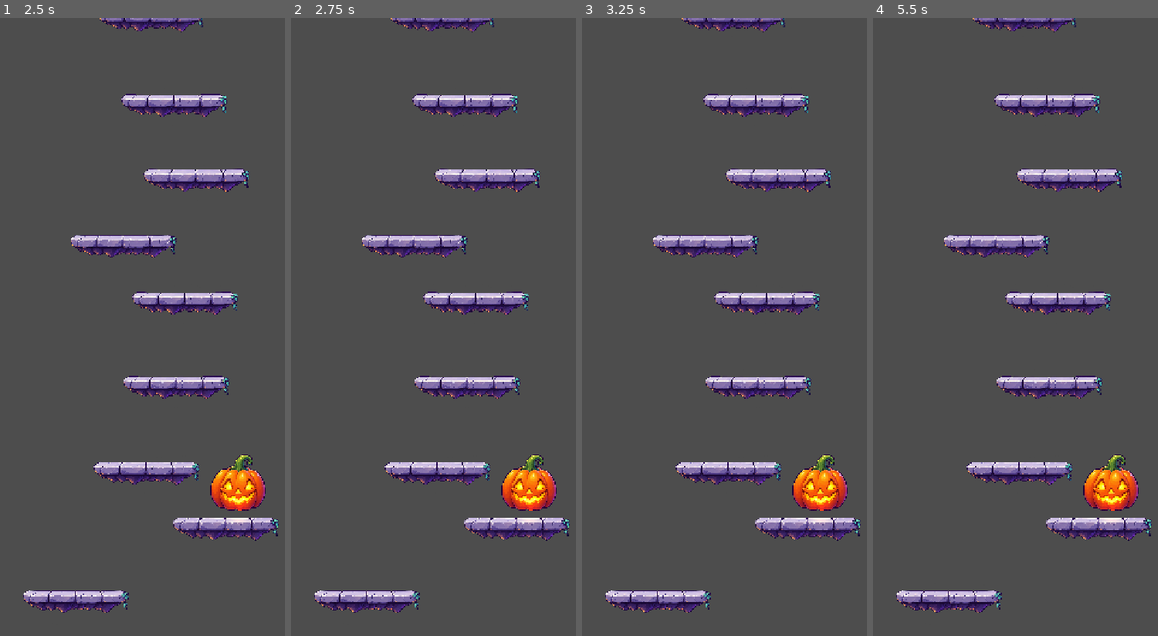
Above: before the commit, frames 1-4 (left to right).
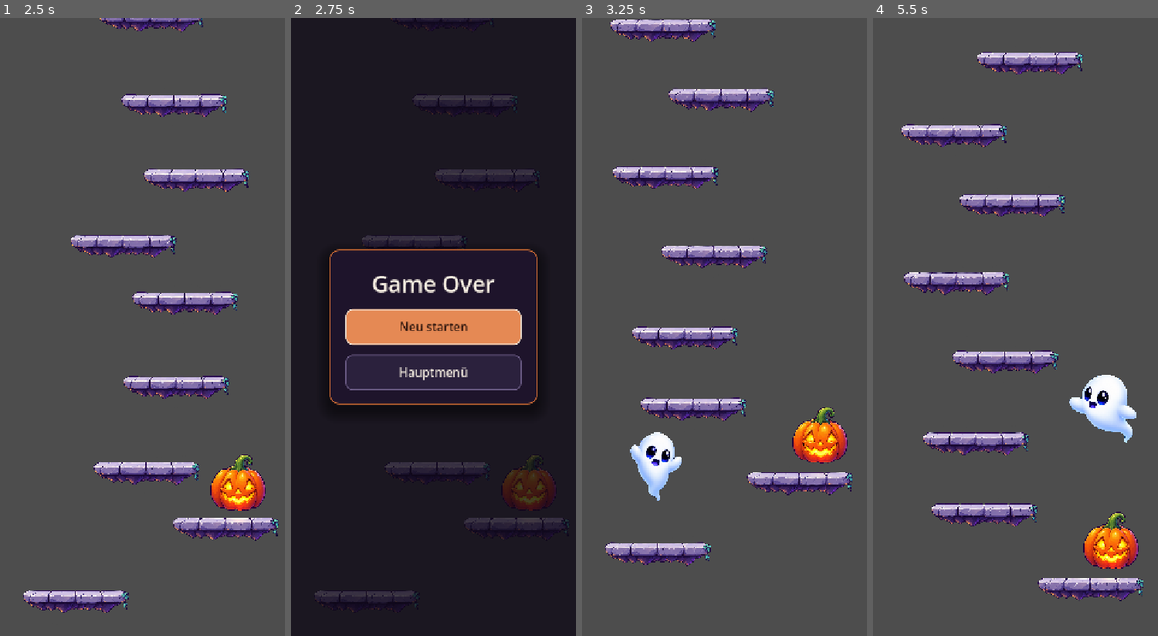
Above: after the commit, the same moments.

Repository: mpolt/little-haunted
Game: Godot game, scene res://tower/tower.tscn
The game is run twice, just before and just after one commit, with the same random seed, the same clock (stepped at 60 frames per second) and the same inputs.
Inputs (mouse positions are in pixels of both pictures, inside the frame that each line leads up to):
- Up to frame 1 (2.5 s): hold D (move_right) 0.53-2.03 s; hold A (move_left) from 2.03 s (still down)
- Up to frame 2 (2.75 s): keep holding A (move_left)
- Up to frame 3 (3.25 s): release A (move_left) at 2.75 s; click (724, 327) at 2.75 s, where only the run after the commit has a clickable "Neu starten"
- Up to frame 4 (5.5 s): hold D (move_right) 3.53-5.03 s; hold A (move_left) from 5.03 s (still down)

Frame 1 is identical in both runs. In frame 2, 99% of the frame differs, in the area x 0-100%, y 0-100%; in frame 3, 19%; in frame 4, 21%.

Commit message:
add gameover dialog

Diff:
--- a/components/camera/upward_camera.gd
+++ b/components/camera/upward_camera.gd
@@ -1,13 +1,23 @@
 extends Camera2D
 class_name UpwardCamera
+
+## Einmalig, wenn das Ziel den Spielraum unter dem Bild verlassen hat.
+signal player_fell
 
 ## Anteil der Sichthöhe unter der Kameramitte, auf der der Player gehalten wird.
 ## Die Kamera rückt nur nach oben nach, nie nach unten.
 @export var anchor_ratio: float = 0.18
 
+## Anteil der Sichthöhe unter dem unteren Bildrand.
+## In diesem Streifen kann der Spieler noch eine Plattform erreichen.
+## Danach wird player_fell genau einmal gesendet.
+@export_range(0.0, 1.5, 0.01) var fall_margin_ratio: float = 0.25
+
 ## Ziel, dem die Kamera folgt. Im Inspektor zuweisen.
 ## Bleibt das Feld leer, wird ein Player in der aktuellen Szene gesucht.
 @export var target: Node2D
+
+var _fall_reported := false
 
 
 func _ready() -> void:
@@ -29,6 +39,21 @@
 	if target.global_position.y < follow_line:
 		global_position.y -= follow_line - target.global_position.y
 		force_update_scroll()
+
+	_check_fall(view_h)
+
+
+func _check_fall(view_h: float) -> void:
+	if _fall_reported or view_h <= 1.0:
+		return
+
+	var view_bottom := global_position.y + view_h * 0.5
+	var kill_y := view_bottom + view_h * fall_margin_ratio
+	if target.global_position.y <= kill_y:
+		return
+
+	_fall_reported = true
+	player_fell.emit()
 
 
 func _ensure_target() -> void:
--- /dev/null
+++ b/main/main.gd
@@ -0,0 +1,28 @@
+extends Node2D
+
+const ScreenStyle := preload("res://ui/screen_style.gd")
+const TOWER_SCENE := "res://tower/tower.tscn"
+
+@onready var _background: ColorRect = $UI/Background
+@onready var _panel: PanelContainer = $UI/Center/Panel
+@onready var _title: Label = $UI/Center/Panel/Body/Title
+@onready var _play: Button = %PlayButton
+
+
+func _ready() -> void:
+	_background.color = ScreenStyle.BACKDROP
+	ScreenStyle.paint_panel(_panel)
+	ScreenStyle.paint_title(_title)
+	ScreenStyle.paint_primary(_play)
+	if Engine.is_editor_hint():
+		return
+
+	get_tree().paused = false
+	_play.pressed.connect(_start)
+	_play.grab_focus()
+
+
+func _start() -> void:
+	var err := get_tree().change_scene_to_file(TOWER_SCENE)
+	if err != OK:
+		push_error("Turm ließ sich nicht laden: %s" % error_string(err))
--- /dev/null
+++ b/main/main.tscn
@@ -0,0 +1,137 @@
+[gd_scene format=3 uid="uid://bumhxj1x8dexj"]
+
+[ext_resource type="Script" uid="uid://dksqq2qducfha" path="res://main/main.gd" id="1_main"]
+
+[sub_resource type="StyleBoxFlat" id="StyleBoxFlat_53q0u"]
+content_margin_left = 32.0
+content_margin_top = 36.0
+content_margin_right = 32.0
+content_margin_bottom = 28.0
+bg_color = Color(0.12, 0.08, 0.17, 1)
+border_width_left = 2
+border_width_top = 2
+border_width_right = 2
+border_width_bottom = 2
+border_color = Color(0.88, 0.46, 0.22, 1)
+corner_radius_top_left = 18
+corner_radius_top_right = 18
+corner_radius_bottom_right = 18
+corner_radius_bottom_left = 18
+shadow_color = Color(0, 0, 0, 0.45)
+shadow_size = 28
+shadow_offset = Vector2(0, 12)
+
+[sub_resource type="StyleBoxFlat" id="StyleBoxFlat_pjrb6"]
+content_margin_left = 16.0
+content_margin_top = 10.0
+content_margin_right = 16.0
+content_margin_bottom = 10.0
+bg_color = Color(0.88, 0.46, 0.22, 1)
+border_width_left = 2
+border_width_top = 2
+border_width_right = 2
+border_width_bottom = 2
+border_color = Color(0.52, 0.24, 0.1, 1)
+corner_radius_top_left = 14
+corner_radius_top_right = 14
+corner_radius_bottom_right = 14
+corner_radius_bottom_left = 14
+
+[sub_resource type="StyleBoxFlat" id="StyleBoxFlat_xwkvk"]
+content_margin_left = 16.0
+content_margin_top = 10.0
+content_margin_right = 16.0
+content_margin_bottom = 10.0
+bg_color = Color(0.7744, 0.4048, 0.1936, 1)
+border_width_left = 2
+border_width_top = 2
+border_width_right = 2
+border_width_bottom = 2
+border_color = Color(0.52, 0.24, 0.1, 1)
+corner_radius_top_left = 14
+corner_radius_top_right = 14
+corner_radius_bottom_right = 14
+corner_radius_bottom_left = 14
+
+[sub_resource type="StyleBoxFlat" id="StyleBoxFlat_c651c"]
+content_margin_left = 16.0
+content_margin_top = 10.0
+content_margin_right = 16.0
+content_margin_bottom = 10.0
+bg_color = Color(0.8968, 0.5356, 0.3292, 1)
+border_width_left = 2
+border_width_top = 2
+border_width_right = 2
+border_width_bottom = 2
+border_color = Color(0.5776, 0.3312, 0.208, 1)
+corner_radius_top_left = 14
+corner_radius_top_right = 14
+corner_radius_bottom_right = 14
+corner_radius_bottom_left = 14
+
+[sub_resource type="StyleBoxFlat" id="StyleBoxFlat_3wy1v"]
+content_margin_left = 16.0
+content_margin_top = 10.0
+content_margin_right = 16.0
+content_margin_bottom = 10.0
+bg_color = Color(0.8968, 0.5356, 0.3292, 1)
+border_width_left = 2
+border_width_top = 2
+border_width_right = 2
+border_width_bottom = 2
+border_color = Color(0.96, 0.93, 0.88, 1)
+corner_radius_top_left = 14
+corner_radius_top_right = 14
+corner_radius_bottom_right = 14
+corner_radius_bottom_left = 14
+
+[node name="Main" type="Node2D" unique_id=524292778]
+script = ExtResource("1_main")
+
+[node name="UI" type="CanvasLayer" parent="." unique_id=334681043]
+
+[node name="Background" type="ColorRect" parent="UI" unique_id=257807783]
+anchors_preset = 15
+anchor_right = 1.0
+anchor_bottom = 1.0
+grow_horizontal = 2
+grow_vertical = 2
+color = Color(0.07, 0.045, 0.11, 1)
+
+[node name="Center" type="CenterContainer" parent="UI" unique_id=2136804264]
+anchors_preset = 15
+anchor_right = 1.0
+anchor_bottom = 1.0
+grow_horizontal = 2
+grow_vertical = 2
+
+[node name="Panel" type="PanelContainer" parent="UI/Center" unique_id=649570863]
+custom_minimum_size = Vector2(420, 0)
+layout_mode = 2
+theme_override_styles/panel = SubResource("StyleBoxFlat_53q0u")
+
+[node name="Body" type="VBoxContainer" parent="UI/Center/Panel" unique_id=1342863215]
+layout_mode = 2
+theme_override_constants/separation = 28
+
+[node name="Title" type="Label" parent="UI/Center/Panel/Body" unique_id=1639473777]
+layout_mode = 2
+theme_override_colors/font_color = Color(0.96, 0.93, 0.88, 1)
+theme_override_font_sizes/font_size = 48
+text = "Little Haunted"
+horizontal_alignment = 1
+
+[node name="PlayButton" type="Button" parent="UI/Center/Panel/Body" unique_id=108920876]
+unique_name_in_owner = true
+custom_minimum_size = Vector2(0, 72)
+layout_mode = 2
+theme_override_colors/font_color = Color(0.17, 0.08, 0.05, 1)
+theme_override_colors/font_focus_color = Color(0.17, 0.08, 0.05, 1)
+theme_override_colors/font_pressed_color = Color(0.17, 0.08, 0.05, 1)
+theme_override_colors/font_hover_color = Color(0.17, 0.08, 0.05, 1)
+theme_override_font_sizes/font_size = 24
+theme_override_styles/normal = SubResource("StyleBoxFlat_pjrb6")
+theme_override_styles/pressed = SubResource("StyleBoxFlat_xwkvk")
+theme_override_styles/hover = SubResource("StyleBoxFlat_c651c")
+theme_override_styles/focus = SubResource("StyleBoxFlat_3wy1v")
+text = "Start"
--- a/tower/platforms/pumpkin_platform.tscn
+++ b/tower/platforms/pumpkin_platform.tscn
@@ -9,7 +9,7 @@
 
 [sub_resource type="Animation" id="Animation_reset"]
 resource_name = "RESET"
-length = 0.001
+length = 0.06666667
 tracks/0/type = "value"
 tracks/0/imported = false
 tracks/0/enabled = true
--- /dev/null
+++ b/tower/tower.gd
@@ -0,0 +1,42 @@
+extends Node2D
+
+const MAIN_SCENE := "res://main/main.tscn"
+const GAME_OVER_SCENE := preload("res://ui/dialogs/game_over_dialog.tscn")
+
+@onready var _camera: UpwardCamera = $UpwardCamera
+
+var _game_over: GameOverDialog
+
+
+func _ready() -> void:
+	get_tree().paused = false
+	_game_over = GAME_OVER_SCENE.instantiate()
+	add_child(_game_over)
+	_camera.player_fell.connect(_on_player_fell)
+	_game_over.restart_pressed.connect(_restart)
+	_game_over.main_menu_pressed.connect(_open_main_menu)
+
+
+func _on_player_fell() -> void:
+	get_tree().paused = true
+	_game_over.open()
+
+
+func _restart() -> void:
+	_change_scene(func() -> Error:
+		return get_tree().reload_current_scene()
+	)
+
+
+func _open_main_menu() -> void:
+	_change_scene(func() -> Error:
+		return get_tree().change_scene_to_file(MAIN_SCENE)
+	)
+
+
+func _change_scene(change: Callable) -> void:
+	# Der Pause-Zustand bleibt über den Szenenwechsel hinweg erhalten.
+	get_tree().paused = false
+	var err: Error = change.call()
+	if err != OK:
+		push_error("Szenenwechsel fehlgeschlagen: %s" % error_string(err))
--- a/tower/tower.tscn
+++ b/tower/tower.tscn
@@ -4,8 +4,10 @@
 [ext_resource type="PackedScene" uid="uid://bjmwgr83so5ie" path="res://components/camera/upward_camera.tscn" id="1_xnkcx"]
 [ext_resource type="PackedScene" uid="uid://cpc5agx2ar2uv" path="res://tower/player/player.tscn" id="2_3fjlj"]
 [ext_resource type="PackedScene" uid="uid://dksng5mk512e8" path="res://tower/items/pumpkin.tscn" id="3_4ulc0"]
+[ext_resource type="Script" path="res://tower/tower.gd" id="4_tower"]
 
 [node name="Tower" type="Node2D" unique_id=1276826770]
+script = ExtResource("4_tower")
 
 [node name="UpwardCamera" parent="." unique_id=750025697 node_paths=PackedStringArray("target") instance=ExtResource("1_xnkcx")]
 target = NodePath("../Player")
--- /dev/null
+++ b/ui/dialogs/game_over_dialog.gd
@@ -0,0 +1,57 @@
+@tool
+extends CanvasLayer
+class_name GameOverDialog
+
+const ScreenStyle := preload("res://ui/screen_style.gd")
+
+## Bildschirmfester Abschluss. Die Szene entscheidet, wohin die Auswahl führt.
+signal restart_pressed
+signal main_menu_pressed
+
+@onready var _root: Control = $Root
+@onready var _panel: PanelContainer = $Root/Center/Panel
+@onready var _title: Label = $Root/Center/Panel/Body/Title
+@onready var _hint: Label = $Root/Center/Panel/Body/Hint
+@onready var _retry: Button = %RetryButton
+@onready var _menu: Button = %MenuButton
+
+var _chosen := false
+
+
+func _ready() -> void:
+	# Buttons müssen reagieren, während der Lauf pausiert ist.
+	process_mode = Node.PROCESS_MODE_ALWAYS
+	_apply_style()
+	if Engine.is_editor_hint():
+		return
+
+	_root.hide()
+	_retry.pressed.connect(_on_retry)
+	_menu.pressed.connect(_on_menu)
+
+
+func open() -> void:
+	_root.show()
+	_retry.grab_focus()
+
+
+func _apply_style() -> void:
+	ScreenStyle.paint_panel(_panel)
+	ScreenStyle.paint_title(_title)
+	ScreenStyle.paint_hint(_hint)
+	ScreenStyle.paint_primary(_retry)
+	ScreenStyle.paint_secondary(_menu)
+
+
+func _on_retry() -> void:
+	if _chosen:
+		return
+	_chosen = true
+	restart_pressed.emit()
+
+
+func _on_menu() -> void:
+	if _chosen:
+		return
+	_chosen = true
+	main_menu_pressed.emit()
--- /dev/null
+++ b/ui/dialogs/game_over_dialog.tscn
@@ -0,0 +1,234 @@
+[gd_scene format=3 uid="uid://bt5xvl1y65l2c"]
+
+[ext_resource type="Script" uid="uid://bxf81wyvchjrl" path="res://ui/dialogs/game_over_dialog.gd" id="1_dialog"]
+
+[sub_resource type="StyleBoxFlat" id="StyleBoxFlat_on7q8"]
+content_margin_left = 32.0
+content_margin_top = 36.0
+content_margin_right = 32.0
+content_margin_bottom = 28.0
+bg_color = Color(0.12, 0.08, 0.17, 1)
+border_width_left = 2
+border_width_top = 2
+border_width_right = 2
+border_width_bottom = 2
+border_color = Color(0.88, 0.46, 0.22, 1)
+corner_radius_top_left = 18
+corner_radius_top_right = 18
+corner_radius_bottom_right = 18
+corner_radius_bottom_left = 18
+shadow_color = Color(0, 0, 0, 0.45)
+shadow_size = 28
+shadow_offset = Vector2(0, 12)
+
+[sub_resource type="StyleBoxFlat" id="StyleBoxFlat_emobp"]
+content_margin_left = 16.0
+content_margin_top = 10.0
+content_margin_right = 16.0
+content_margin_bottom = 10.0
+bg_color = Color(0.88, 0.46, 0.22, 1)
+border_width_left = 2
+border_width_top = 2
+border_width_right = 2
+border_width_bottom = 2
+border_color = Color(0.52, 0.24, 0.1, 1)
+corner_radius_top_left = 14
+corner_radius_top_right = 14
+corner_radius_bottom_right = 14
+corner_radius_bottom_left = 14
+
+[sub_resource type="StyleBoxFlat" id="StyleBoxFlat_n0q3e"]
+content_margin_left = 16.0
+content_margin_top = 10.0
+content_margin_right = 16.0
+content_margin_bottom = 10.0
+bg_color = Color(0.7744, 0.4048, 0.1936, 1)
+border_width_left = 2
+border_width_top = 2
+border_width_right = 2
+border_width_bottom = 2
+border_color = Color(0.52, 0.24, 0.1, 1)
+corner_radius_top_left = 14
+corner_radius_top_right = 14
+corner_radius_bottom_right = 14
+corner_radius_bottom_left = 14
+
+[sub_resource type="StyleBoxFlat" id="StyleBoxFlat_87ku5"]
+content_margin_left = 16.0
+content_margin_top = 10.0
+content_margin_right = 16.0
+content_margin_bottom = 10.0
+bg_color = Color(0.8968, 0.5356, 0.3292, 1)
+border_width_left = 2
+border_width_top = 2
+border_width_right = 2
+border_width_bottom = 2
+border_color = Color(0.5776, 0.3312, 0.208, 1)
+corner_radius_top_left = 14
+corner_radius_top_right = 14
+corner_radius_bottom_right = 14
+corner_radius_bottom_left = 14
+
+[sub_resource type="StyleBoxFlat" id="StyleBoxFlat_53jag"]
+content_margin_left = 16.0
+content_margin_top = 10.0
+content_margin_right = 16.0
+content_margin_bottom = 10.0
+bg_color = Color(0.8968, 0.5356, 0.3292, 1)
+border_width_left = 2
+border_width_top = 2
+border_width_right = 2
+border_width_bottom = 2
+border_color = Color(0.96, 0.93, 0.88, 1)
+corner_radius_top_left = 14
+corner_radius_top_right = 14
+corner_radius_bottom_right = 14
+corner_radius_bottom_left = 14
+
+[sub_resource type="StyleBoxFlat" id="StyleBoxFlat_qnlrb"]
+content_margin_left = 16.0
+content_margin_top = 10.0
+content_margin_right = 16.0
+content_margin_bottom = 10.0
+bg_color = Color(0.17, 0.13, 0.24, 1)
+border_width_left = 2
+border_width_top = 2
+border_width_right = 2
+border_width_bottom = 2
+border_color = Color(0.45, 0.39, 0.56, 1)
+corner_radius_top_left = 14
+corner_radius_top_right = 14
+corner_radius_bottom_right = 14
+corner_radius_bottom_left = 14
+
+[sub_resource type="StyleBoxFlat" id="StyleBoxFlat_8n3f8"]
+content_margin_left = 16.0
+content_margin_top = 10.0
+content_margin_right = 16.0
+content_margin_bottom = 10.0
+bg_color = Color(0.1496, 0.11439999, 0.2112, 1)
+border_width_left = 2
+border_width_top = 2
+border_width_right = 2
+border_width_bottom = 2
+border_color = Color(0.45, 0.39, 0.56, 1)
+corner_radius_top_left = 14
+corner_radius_top_right = 14
+corner_radius_bottom_right = 14
+corner_radius_bottom_left = 14
+
+[sub_resource type="StyleBoxFlat" id="StyleBoxFlat_e4cm7"]
+content_margin_left = 16.0
+content_margin_top = 10.0
+content_margin_right = 16.0
+content_margin_bottom = 10.0
+bg_color = Color(0.2862, 0.2518, 0.3464, 1)
+border_width_left = 2
+border_width_top = 2
+border_width_right = 2
+border_width_bottom = 2
+border_color = Color(0.516, 0.46319997, 0.6128, 1)
+corner_radius_top_left = 14
+corner_radius_top_right = 14
+corner_radius_bottom_right = 14
+corner_radius_bottom_left = 14
+
+[sub_resource type="StyleBoxFlat" id="StyleBoxFlat_4lrfc"]
+content_margin_left = 16.0
+content_margin_top = 10.0
+content_margin_right = 16.0
+content_margin_bottom = 10.0
+bg_color = Color(0.2862, 0.2518, 0.3464, 1)
+border_width_left = 2
+border_width_top = 2
+border_width_right = 2
+border_width_bottom = 2
+border_color = Color(0.96, 0.93, 0.88, 1)
+corner_radius_top_left = 14
+corner_radius_top_right = 14
+corner_radius_bottom_right = 14
+corner_radius_bottom_left = 14
+
+[node name="GameOverDialog" type="CanvasLayer" unique_id=1959298284]
+process_mode = 3
+layer = 10
+script = ExtResource("1_dialog")
+
+[node name="Root" type="Control" parent="." unique_id=2141882933]
+layout_mode = 3
+anchors_preset = 15
+anchor_right = 1.0
+anchor_bottom = 1.0
+grow_horizontal = 2
+grow_vertical = 2
+
+[node name="Dim" type="ColorRect" parent="Root" unique_id=1355980137]
+layout_mode = 1
+anchors_preset = 15
+anchor_right = 1.0
+anchor_bottom = 1.0
+grow_horizontal = 2
+grow_vertical = 2
+color = Color(0.05, 0.03, 0.08, 0.78)
+
+[node name="Center" type="CenterContainer" parent="Root" unique_id=1702121399]
+layout_mode = 1
+anchors_preset = 15
+anchor_right = 1.0
+anchor_bottom = 1.0
+grow_horizontal = 2
+grow_vertical = 2
+
+[node name="Panel" type="PanelContainer" parent="Root/Center" unique_id=1009662632]
+custom_minimum_size = Vector2(420, 0)
+layout_mode = 2
+theme_override_styles/panel = SubResource("StyleBoxFlat_on7q8")
+
+[node name="Body" type="VBoxContainer" parent="Root/Center/Panel" unique_id=161400728]
+layout_mode = 2
+theme_override_constants/separation = 20
+
+[node name="Title" type="Label" parent="Root/Center/Panel/Body" unique_id=1474159775]
+layout_mode = 2
+theme_override_colors/font_color = Color(0.96, 0.93, 0.88, 1)
+theme_override_font_sizes/font_size = 46
+text = "Game Over"
+horizontal_alignment = 1
+
+[node name="Hint" type="Label" parent="Root/Center/Panel/Body" unique_id=1526694630]
+visible = false
+layout_mode = 2
+theme_override_colors/font_color = Color(0.78, 0.73, 0.84, 1)
+theme_override_font_sizes/font_size = 20
+text = "Zu weit nach unten gefallen."
+horizontal_alignment = 1
+
+[node name="RetryButton" type="Button" parent="Root/Center/Panel/Body" unique_id=1560292515]
+unique_name_in_owner = true
+custom_minimum_size = Vector2(0, 72)
+layout_mode = 2
+theme_override_colors/font_color = Color(0.17, 0.08, 0.05, 1)
+theme_override_colors/font_focus_color = Color(0.17, 0.08, 0.05, 1)
+theme_override_colors/font_pressed_color = Color(0.17, 0.08, 0.05, 1)
+theme_override_colors/font_hover_color = Color(0.17, 0.08, 0.05, 1)
+theme_override_font_sizes/font_size = 24
+theme_override_styles/normal = SubResource("StyleBoxFlat_emobp")
+theme_override_styles/pressed = SubResource("StyleBoxFlat_n0q3e")
+theme_override_styles/hover = SubResource("StyleBoxFlat_87ku5")
+theme_override_styles/focus = SubResource("StyleBoxFlat_53jag")
+text = "Neu starten"
+
+[node name="MenuButton" type="Button" parent="Root/Center/Panel/Body" unique_id=1372340624]
+unique_name_in_owner = true
+custom_minimum_size = Vector2(0, 72)
+layout_mode = 2
+theme_override_colors/font_color = Color(0.96, 0.93, 0.88, 1)
+theme_override_colors/font_focus_color = Color(0.96, 0.93, 0.88, 1)
+theme_override_colors/font_pressed_color = Color(0.96, 0.93, 0.88, 1)
+theme_override_colors/font_hover_color = Color(0.96, 0.93, 0.88, 1)
+theme_override_font_sizes/font_size = 24
+theme_override_styles/normal = SubResource("StyleBoxFlat_qnlrb")
+theme_override_styles/pressed = SubResource("StyleBoxFlat_8n3f8")
+theme_override_styles/hover = SubResource("StyleBoxFlat_e4cm7")
+theme_override_styles/focus = SubResource("StyleBoxFlat_4lrfc")
+text = "Hauptmenü"
--- /dev/null
+++ b/ui/screen_style.gd
@@ -0,0 +1,68 @@
+@tool
+extends RefCounted
+
+const CREAM := Color(0.96, 0.93, 0.88)
+const MUTED := Color(0.78, 0.73, 0.84)
+const INK := Color(0.17, 0.08, 0.05)
+const PUMPKIN := Color(0.88, 0.46, 0.22)
+const PUMPKIN_EDGE := Color(0.52, 0.24, 0.1)
+const PANEL := Color(0.12, 0.08, 0.17)
+const GHOST := Color(0.17, 0.13, 0.24)
+const GHOST_EDGE := Color(0.45, 0.39, 0.56)
+const BACKDROP := Color(0.07, 0.045, 0.11, 1)
+
+
+static func paint_panel(panel: PanelContainer) -> void:
+	var box := StyleBoxFlat.new()
+	box.bg_color = PANEL
+	box.border_color = PUMPKIN
+	box.set_border_width_all(2)
+	box.set_corner_radius_all(18)
+	box.content_margin_left = 32.0
+	box.content_margin_right = 32.0
+	box.content_margin_top = 36.0
+	box.content_margin_bottom = 28.0
+	box.shadow_color = Color(0, 0, 0, 0.45)
+	box.shadow_size = 28
+	box.shadow_offset = Vector2(0, 12)
+	panel.add_theme_stylebox_override("panel", box)
+
+
+static func paint_title(label: Label) -> void:
+	label.add_theme_color_override("font_color", CREAM)
+
+
+static func paint_hint(label: Label) -> void:
+	label.add_theme_color_override("font_color", MUTED)
+
+
+static func paint_primary(button: Button) -> void:
+	_paint_button(button, PUMPKIN, INK, PUMPKIN_EDGE)
+
+
+static func paint_secondary(button: Button) -> void:
+	_paint_button(button, GHOST, CREAM, GHOST_EDGE)
+
+
+static func _paint_button(button: Button, fill: Color, font: Color, border: Color) -> void:
+	button.add_theme_stylebox_override("normal", _button_box(fill, border))
+	button.add_theme_stylebox_override("hover", _button_box(fill.lightened(0.14), border.lightened(0.12)))
+	button.add_theme_stylebox_override("pressed", _button_box(fill.darkened(0.12), border))
+	button.add_theme_stylebox_override("focus", _button_box(fill.lightened(0.14), CREAM))
+	button.add_theme_color_override("font_color", font)
+	button.add_theme_color_override("font_hover_color", font)
+	button.add_theme_color_override("font_pressed_color", font)
+	button.add_theme_color_override("font_focus_color", font)
+
+
+static func _button_box(fill: Color, border: Color) -> StyleBoxFlat:
+	var box := StyleBoxFlat.new()
+	box.bg_color = fill
+	box.border_color = border
+	box.set_border_width_all(2)
+	box.set_corner_radius_all(14)
+	box.content_margin_left = 16.0
+	box.content_margin_right = 16.0
+	box.content_margin_top = 10.0
+	box.content_margin_bottom = 10.0
+	return box
Not shown, added: main/main.gd.uid
Binary file added: tower/items/assets/spider-net.png
Not shown, added: tower/items/assets/spider-net.png.import
Not shown, added: tower/tower.gd.uid
Not shown, added: ui/dialogs/game_over_dialog.gd.uid
Not shown, added: ui/screen_style.gd.uid
